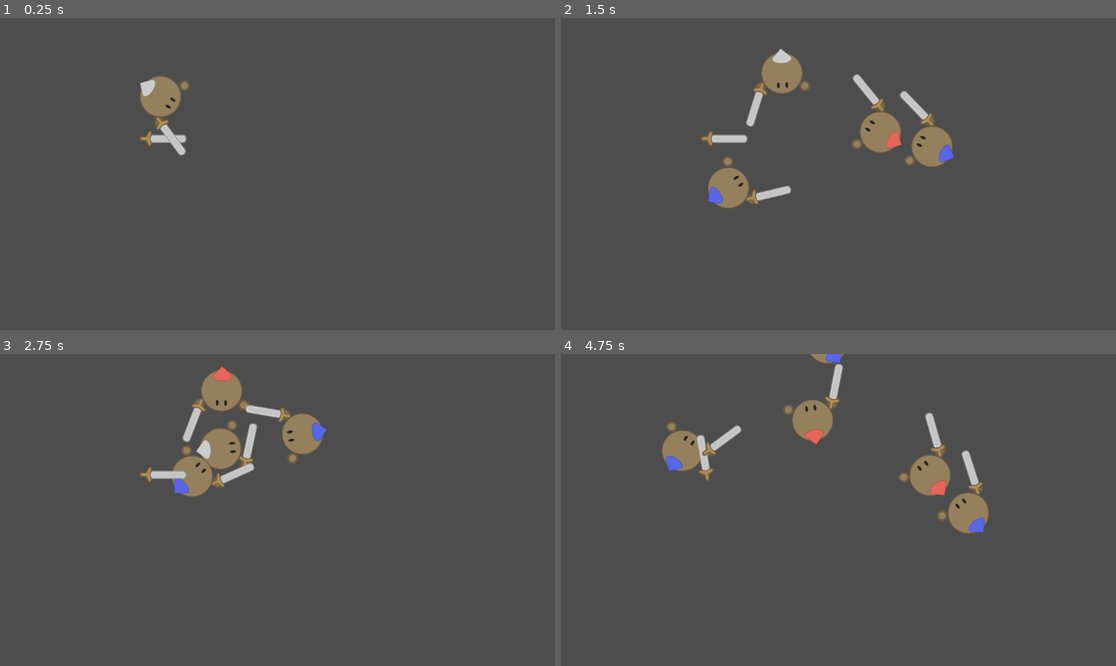
Above: before the commit, frames 1-4 (two rows, left to right).
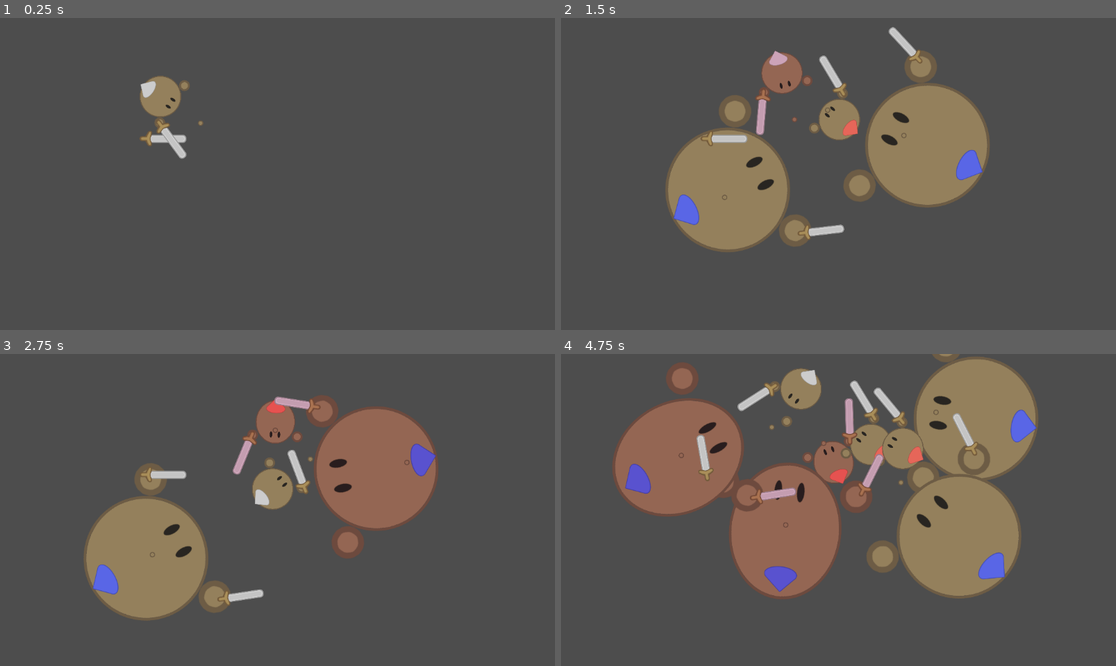
Above: after the commit, the same moments.

Repository: westonkelliher/GodotDemos
Game: Godot game, scene res://stage.tscn
Same seed, same stepped clock (60 frames per second), same inputs: the game is played once before the commit and once after it.
Inputs (mouse positions are in pixels of both pictures, inside the frame that each line leads up to):
- Up to frame 1 (0.25 s): no input
- Up to frame 2 (1.5 s): tap Enter at 0.5 s; move the mouse to (960, 158) at 0.52 s; hold D (move_right) 0.53-1.28 s; tap 1 (spawn_1) at 0.6 s; tap Space (ui_select) at 0.77 s; tap 2 (spawn_2) at 0.8, 1.35 s; move the mouse to (727, 189) at 1.27 s; hold S (move_down) from 1.28 s (still down)
- Up to frame 3 (2.75 s): tap Space (ui_select) at 1.52 s; click (166, 525) at 1.55 s; move the mouse to (333, 441) at 2.02 s; release S (move_down) at 2.03 s; hold D (move_right) from 2.03 s (still down); click (333, 441) at 2.1 s; right-click (333, 441) at 2.3 s
- Up to frame 4 (4.75 s): move the mouse to (810, 572) at 2.77 s; release D (move_right) at 2.78 s; hold W (move_up) 2.78-3.53 s; right-click (810, 572) at 2.85 s; tap Space (ui_select) at 3.02, 3.77, 4.52 s; tap 1 (spawn_1) at 3.05, 3.6 s; move the mouse to (1005, 556) at 3.52 s; hold A (move_left) from 3.53 s (still down); tap 2 (spawn_2) at 3.8, 4.35 s; move the mouse to (672, 463) at 4.27 s; click (672, 463) at 4.55 s

The runs differ from the first frame. In frame 1, 0.2% of the frame differs, in the area x 25-37%, y 19-46%; in frame 2, 17%; in frame 3, 22%; in frame 4, 34%, in the area x 9-86%, y 0-79%.

Commit message:
...

Diff:
--- a/CombatUnits/guy.gd
+++ b/CombatUnits/guy.gd
@@ -18,17 +18,22 @@
 			$Clothing.modulate = TeamColors[team]
 	get:
 		return team
-
+@export var size := 1.0 :
+	set(value):
+		size = value
+		set_size(value)
+	get:
+		return size
 #
 const MAX_SPEED := 220.0
 const ACC := 600.0
-const ANGULAR_SPEED := 5.0
+const ANGULAR_SPEED := 4.0
 # damping
 const RESTING_DAMP := 5.0 # applied while getting to max speed
 const RUN_DAMP := 1.0 # applied while getting to max speed
 const SPRINT_DAMP := 5.0 # applied when at max speed
 const HIT_DAMP := 5.0 # applied on a timer after hit
-
+const COMFORTABLE_DISTANCE := 40.0
 
 var target_rotation := 0.0
 var target: Node2D = null :
@@ -39,14 +44,17 @@
 		return target
 var target_position := Vector2.ZERO
 var has_target := false
+var can_attack := true
 
 
 func _ready() -> void:
-	$Hand.held_item = preload("res://sword.tscn").instantiate()
-	$Hand.held_item.set_wielder(self)
+	$Body/Hand.held_item = preload("res://sword.tscn").instantiate()
+	$Body/Hand.held_item.set_wielder(self)
 	team = team
 	linear_damp = RESTING_DAMP
 
+func _process(delta: float) -> void:
+	$Clothing.global_position = $Body/HatSpot.global_position
 
 func _physics_process(delta: float) -> void:
 	if is_controlled:
@@ -66,12 +74,12 @@
 func handle_input() -> void:
 	if Input.is_action_just_pressed("swing_right"):
 		#$Hand.position += Vector2(10.0, -10.0)
-		if $Hand.can_swing():
-			$Hand.swing()
+		if $Body/Hand.can_swing():
+			$Body/Hand.swing()
 	if Input.is_action_just_pressed("swing_left"):
 		#$Hand.position += Vector2(10.0, -10.0)
-		if $LeftHand.can_swing():
-			$LeftHand.swing()
+		if $Body/LeftHand.can_swing():
+			$Body/LeftHand.swing()
 	# movement
 	var move_vec := Vector2.ZERO
 	if Input.is_action_pressed("move_left"):
@@ -100,16 +108,39 @@
 	linear_damp = RESTING_DAMP
 	if not has_target:
 		return
-	target_position = target.position
-	var toward := (target_position - global_position).normalized()
+	var toward := (target.global_position - global_position).normalized()
 	target_rotation = toward.angle()
-	self.apply_force(toward*ACC*mass)
+	var full_distance: float = get_radius() + COMFORTABLE_DISTANCE * $Body.scale.x
+	if target.has_method("get_radius"):
+		full_distance += target.get_radius()
+	target_position = target.global_position - toward*full_distance
+	var to_targ_position := (target_position - global_position)
+	var mover := to_targ_position.normalized()
+	if to_targ_position.length() < 50.0:
+		mover *= to_targ_position.length()/50.0
+	$Marker2D.global_position = target_position
+	self.apply_force(mover*ACC*mass)
 	#
 	if linear_velocity.length() > MAX_SPEED:
 		linear_damp = SPRINT_DAMP
+	elif to_targ_position.length() < 50.0:
+		linear_damp = RESTING_DAMP
 	else:
 		linear_damp = RUN_DAMP
 	#
+
+func handle_aggression() -> void:
+	if not can_attack:
+		return
+	if $Body/LeftHand.wants_to_swing():
+		$Body/LeftHand.swing()
+		$AttackTimer.start()
+		can_attack = false
+	if $Body/Hand.wants_to_swing():
+		$Body/Hand.swing()
+		$AttackTimer.start()
+		can_attack = false
+
 
 func rotate_towards(target_angle: float, amount: float) -> void:
 	var angle_to := target_angle - rotation
@@ -127,7 +158,15 @@
 	$Animation.play("hit")
 	self.apply_impulse(attack.get_impulse())
 	$HitStunTimer.start()
+	modulate = Color(1.0, 0.8, 0.9)
 
+func set_size(s: float) -> void:
+	$Body.scale = Vector2.ONE * s
+	$Shape.scale = Vector2.ONE * s
+	$Body/Hand.counter_size(s)
+	$Body/LeftHand.counter_size(s)
+	mass = 50.0 * pow(s, 1.5)
+	$Clothing.scale = 0.2 * Vector2.ONE * pow(s, 0.5)
 
 func in_hitstun() -> bool:
 	return $HitStunTimer.time_left > 0
@@ -135,6 +174,14 @@
 
 func _on_hit_stun_timer_timeout() -> void:
 	print("stun over")
+	modulate = Color.WHITE
 
 func get_corpus() -> Guy:
 	return self
+
+func get_radius() -> float:
+	return $Shape.shape.radius * $Body.scale.x
+
+
+func _on_attack_timer_timeout() -> void:
+	can_attack = true
--- a/CombatUnits/guy.tscn
+++ b/CombatUnits/guy.tscn
@@ -1,10 +1,11 @@
-[gd_scene load_steps=12 format=3 uid="uid://c3llbbs11olsu"]
+[gd_scene load_steps=13 format=3 uid="uid://c3llbbs11olsu"]
 
 [ext_resource type="Texture2D" uid="uid://jybaqel04xyd" path="res://guy.png" id="1_kymau"]
 [ext_resource type="Script" path="res://guy.gd" id="1_mgahl"]
 [ext_resource type="Script" path="res://HurtBox.gd" id="2_lehs3"]
 [ext_resource type="PackedScene" uid="uid://dhnjwp6phamtf" path="res://hand.tscn" id="4_i82hd"]
 [ext_resource type="Texture2D" uid="uid://dulljsgrh3tdu" path="res://hat.png" id="5_fbcmo"]
+[ext_resource type="Texture2D" uid="uid://rclhgeeerj2y" path="res://hand.png" id="6_d8ogo"]
 
 [sub_resource type="PhysicsMaterial" id="PhysicsMaterial_jmby7"]
 bounce = 0.2
@@ -12,12 +13,15 @@
 [sub_resource type="CircleShape2D" id="CircleShape2D_4vupe"]
 radius = 41.1096
 
+[sub_resource type="CircleShape2D" id="CircleShape2D_mocjj"]
+radius = 44.0454
+
 [sub_resource type="Animation" id="Animation_w156w"]
 length = 0.001
 tracks/0/type = "value"
 tracks/0/imported = false
 tracks/0/enabled = true
-tracks/0/path = NodePath("Sprite:scale")
+tracks/0/path = NodePath("Body/Sprite:scale")
 tracks/0/interp = 1
 tracks/0/loop_wrap = true
 tracks/0/keys = {
@@ -34,7 +38,7 @@
 tracks/0/type = "value"
 tracks/0/imported = false
 tracks/0/enabled = true
-tracks/0/path = NodePath("Sprite:scale")
+tracks/0/path = NodePath("Body/Sprite:scale")
 tracks/0/interp = 1
 tracks/0/loop_wrap = true
 tracks/0/keys = {
@@ -50,9 +54,6 @@
 "hit": SubResource("Animation_bw75y")
 }
 
-[sub_resource type="CircleShape2D" id="CircleShape2D_mocjj"]
-radius = 44.0454
-
 [node name="Guy" type="RigidBody2D"]
 mass = 50.0
 physics_material_override = SubResource("PhysicsMaterial_jmby7")
@@ -61,40 +62,57 @@
 script = ExtResource("1_mgahl")
 team = 0
 
-[node name="Sprite" type="Sprite2D" parent="."]
+[node name="Shape" type="CollisionShape2D" parent="."]
+shape = SubResource("CircleShape2D_4vupe")
+
+[node name="Body" type="Node2D" parent="."]
+
+[node name="Sprite" type="Sprite2D" parent="Body"]
 scale = Vector2(0.2, 0.2)
 texture = ExtResource("1_kymau")
 
-[node name="Shape" type="CollisionShape2D" parent="."]
+[node name="HurtBox" type="Area2D" parent="Body"]
 visible = false
-shape = SubResource("CircleShape2D_4vupe")
+script = ExtResource("2_lehs3")
+
+[node name="CollisionShape2D" type="CollisionShape2D" parent="Body/HurtBox"]
+shape = SubResource("CircleShape2D_mocjj")
+debug_color = Color(0.294118, 0.627451, 0, 0.419608)
+
+[node name="Hand" parent="Body" instance=ExtResource("4_i82hd")]
+position = Vector2(29, 46)
+
+[node name="LeftHand" parent="Body" instance=ExtResource("4_i82hd")]
+position = Vector2(29, -46)
+scale = Vector2(1, -1)
+
+[node name="HatSpot" type="Marker2D" parent="Body"]
+position = Vector2(-34, 0)
 
 [node name="Animation" type="AnimationPlayer" parent="."]
 libraries = {
 "": SubResource("AnimationLibrary_m2kfr")
 }
 
-[node name="HurtBox" type="Area2D" parent="."]
-visible = false
-script = ExtResource("2_lehs3")
+[node name="Clothing" type="Sprite2D" parent="."]
+position = Vector2(-33, 0)
+scale = Vector2(0.2, 0.2)
+texture = ExtResource("5_fbcmo")
 
-[node name="CollisionShape2D" type="CollisionShape2D" parent="HurtBox"]
-shape = SubResource("CircleShape2D_mocjj")
-debug_color = Color(0.294118, 0.627451, 0, 0.419608)
+[node name="Marker2D" type="Marker2D" parent="."]
+position = Vector2(100, 0)
 
-[node name="Hand" parent="." instance=ExtResource("4_i82hd")]
-position = Vector2(29, 46)
-
-[node name="LeftHand" parent="." instance=ExtResource("4_i82hd")]
-position = Vector2(29, -46)
-scale = Vector2(1, -1)
+[node name="Sprite2D" type="Sprite2D" parent="Marker2D"]
+scale = Vector2(0.2, 0.2)
+texture = ExtResource("6_d8ogo")
 
 [node name="HitStunTimer" type="Timer" parent="."]
 wait_time = 0.75
 one_shot = true
 
-[node name="Clothing" type="Sprite2D" parent="."]
-scale = Vector2(0.2, 0.2)
-texture = ExtResource("5_fbcmo")
+[node name="AttackTimer" type="Timer" parent="."]
+wait_time = 1.5
+one_shot = true
 
 [connection signal="timeout" from="HitStunTimer" to="." method="_on_hit_stun_timer_timeout"]
+[connection signal="timeout" from="AttackTimer" to="." method="_on_attack_timer_timeout"]
--- a/CombatUnits/hand.gd
+++ b/CombatUnits/hand.gd
@@ -1,5 +1,7 @@
 extends Node2D
 
+const BASE_AGGRESSION_V := Vector2(40.0, -32.0)
+const BASE_AGGRESSION_R := 24.0
 
 @export var held_item: Node2D:
 	set(value):
@@ -8,12 +10,25 @@
 		if held_item == null:
 			$Pivot/HitBox.monitorable = true
 			$Animation.speed_scale = 1.0
+			$Aggression/Shape.shape.radius = BASE_AGGRESSION_R
+			$Aggression/Shape.position = BASE_AGGRESSION_V
 		else:
 			$Pivot/HitBox.monitorable = false
 			$Animation.speed_scale = 0.8
+			var ag_mod: CollisionShape2D = held_item.get_aggression()
+			var ag_circle: CircleShape2D = ag_mod.shape
+			var new_circle := CircleShape2D.new()
+			var rad_mod: float = ag_circle.radius * $Pivot/Held.scale.x
+			var pos_mod: Vector2 = ag_mod.position.rotated($Pivot.rotation) * $Pivot/Held.scale.x
+			new_circle.radius = BASE_AGGRESSION_R + rad_mod
+			var new_vec := BASE_AGGRESSION_V + pos_mod
+			$Aggression/Shape.shape = new_circle
+			$Aggression/Shape.position = new_vec
 	get:
 		return held_item
 
+var swing_rate := 1.0
+var victims := []
 
 func _ready() -> void:
 	$Pivot/HitBox.wielder = owner
@@ -30,5 +45,22 @@
 			return false
 	return not $Animation.is_playing()
 
+func counter_size(s: float) -> void:
+	$Pivot/Held.scale = Vector2.ONE * 1/s
+
 func get_corpus() -> Guy:
 	return owner
+
+func has_victim() -> bool:
+	return not victims.is_empty()
+
+func wants_to_swing() -> bool:
+	return has_victim() and can_swing()
+
+func _on_aggression_body_entered(body: Node2D) -> void:
+	if body is Guy:
+		if body.team != get_corpus().team or body.team == Guy.Team.GRAY:
+			victims.append(body)
+
+func _on_aggression_body_exited(body: Node2D) -> void:
+	victims.erase(body)
--- a/CombatUnits/hand.tscn
+++ b/CombatUnits/hand.tscn
@@ -70,6 +70,9 @@
 "swing": SubResource("Animation_3sr5s")
 }
 
+[sub_resource type="CircleShape2D" id="CircleShape2D_lxtdj"]
+radius = 15.0
+
 [node name="Hand" type="Node2D"]
 script = ExtResource("1_54vue")
 
@@ -81,6 +84,7 @@
 texture = ExtResource("1_dolmu")
 
 [node name="Held" type="Node2D" parent="Pivot"]
+position = Vector2(6.40856, 2.98836)
 
 [node name="HitBox" type="Area2D" parent="Pivot"]
 position = Vector2(-5.21322, -5.55179)
@@ -99,3 +103,13 @@
 libraries = {
 "": SubResource("AnimationLibrary_ibofv")
 }
+
+[node name="Aggression" type="Area2D" parent="."]
+
+[node name="Shape" type="CollisionShape2D" parent="Aggression"]
+position = Vector2(41, -27)
+shape = SubResource("CircleShape2D_lxtdj")
+debug_color = Color(0.694118, 0.282353, 1, 0.196078)
+
+[connection signal="body_entered" from="Aggression" to="." method="_on_aggression_body_entered"]
+[connection signal="body_exited" from="Aggression" to="." method="_on_aggression_body_exited"]
--- a/CombatUnits/stage.gd
+++ b/CombatUnits/stage.gd
@@ -18,5 +18,7 @@
 	var guy := preload("res://guy.tscn").instantiate()
 	guy.position = loc
 	guy.team = team
+	if team == Guy.Team.BLUE:
+		guy.set_size(3.0)
 	guy.target = $Guy
 	add_child(guy)
--- a/CombatUnits/sword.gd
+++ b/CombatUnits/sword.gd
@@ -11,3 +11,6 @@
 
 func set_wielder(guy: Guy) -> void:
 	$Pivot/HitBox.wielder = guy
+
+func get_aggression() -> CollisionShape2D:
+	return $AggressionMod
--- a/CombatUnits/sword.tscn
+++ b/CombatUnits/sword.tscn
@@ -70,6 +70,9 @@
 "slash": SubResource("Animation_8us50")
 }
 
+[sub_resource type="CircleShape2D" id="CircleShape2D_4sfhq"]
+radius = 36.0555
+
 [node name="Sword" type="Node2D"]
 position = Vector2(-1, -1)
 script = ExtResource("1_tj3s6")
@@ -101,3 +104,8 @@
 libraries = {
 "": SubResource("AnimationLibrary_jrdnr")
 }
+
+[node name="AggressionMod" type="CollisionShape2D" parent="."]
+position = Vector2(34, -24)
+shape = SubResource("CircleShape2D_4sfhq")
+debug_color = Color(0.356863, 0.482353, 1, 0.196078)
Not shown: 1 places in CombatUnits/hand.tscn that only renumber resources
Binary file changed: CombatUnits/hat.png
Not shown: 1 places in CombatUnits/sword.tscn that only renumber resources
